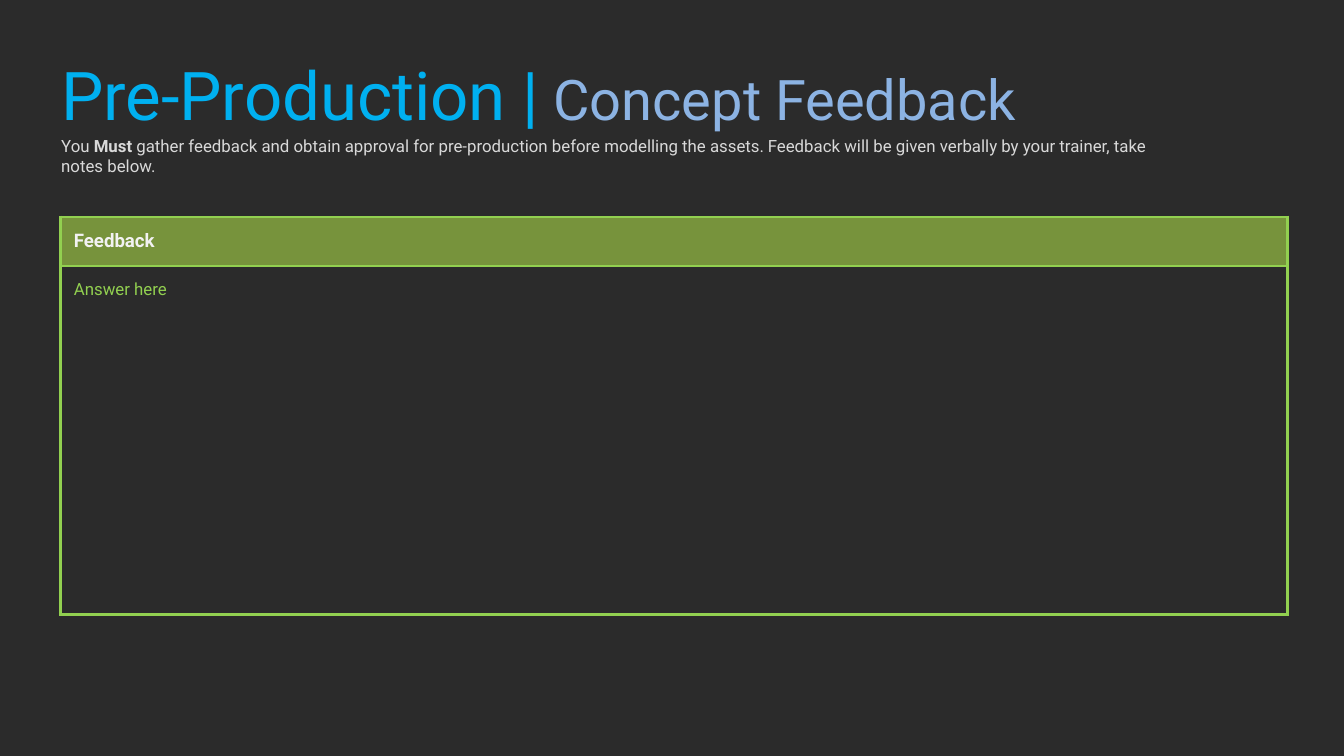
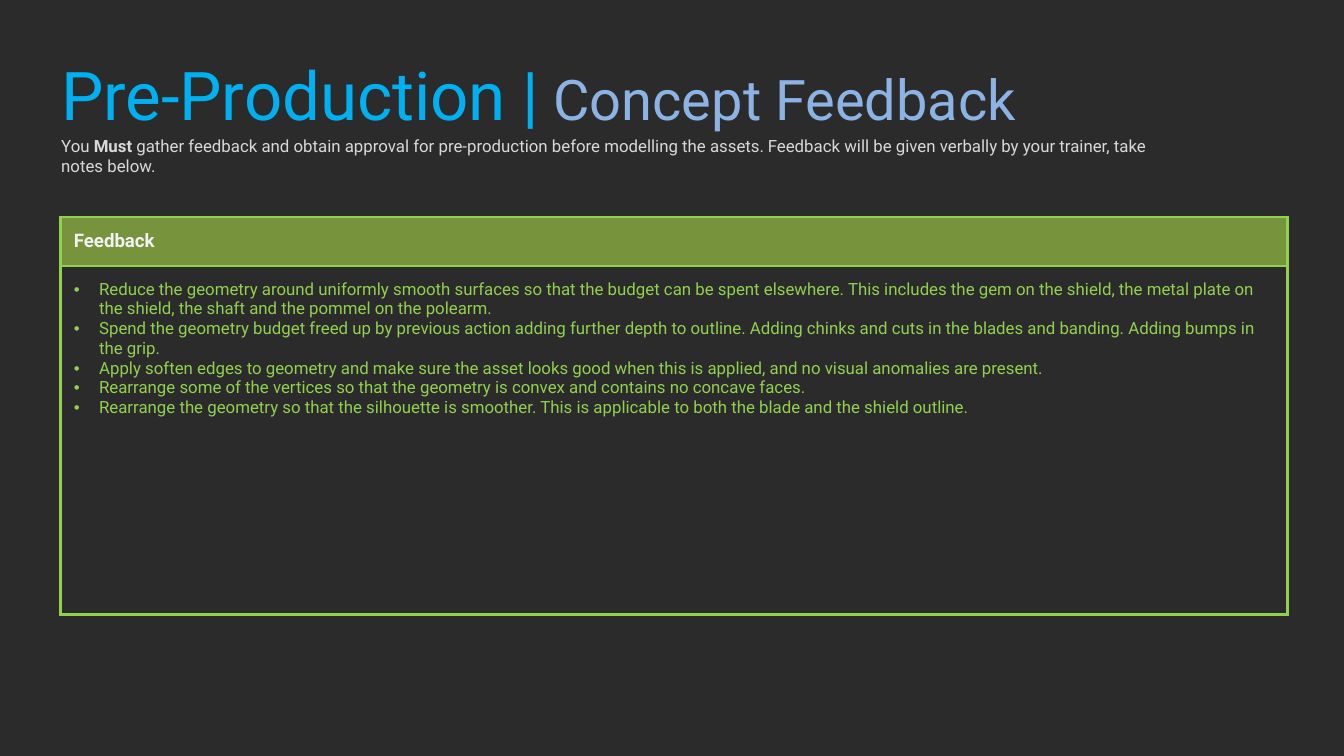
Before and after one commit to realityforge/aie_course, a slide deck: slide 18 of Assesment/3DArtPipeline_PeterDonald/3DArtPipeline_PeterDonald.pptx. Drawn at 1344x756 pixels with LibreOffice and Linux fonts; fonts in the diff are those of the drawing; background and template pictures are left out; a plain dark background stands for a picture behind light text. Boxes give left, top, right and bottom in pixels: in the first picture for what was removed or moved away, otherwise in the second. Text is boxed around its words. In the diff, an @@ line names an element or a change of style, - is before the commit and + after.

Commit message:
Fill out additional sections for pre-production

```diff
--- a/Assesment/3DArtPipeline_PeterDonald/3DArtPipeline_PeterDonald.pptx
+++ b/Assesment/3DArtPipeline_PeterDonald/3DArtPipeline_PeterDonald.pptx
@@ table at (60,216,1288,614) @@
-row 2, column 1: Answer here
+row 2, column 1: Reduce the geometry around uniformly smooth surfaces so that the budget can be spent elsewhere. This includes the gem on the shield, the metal plate on the shield, the shaft and the pommel on the polearm. / Spend the geometry budget freed up by previous action adding further depth to outline. Adding chinks and cuts in the blades and banding. Adding bumps in the grip. / Apply soften edges to geometry and make sure the asset looks good when this is applied, and no visual anomalies are present. / Rearrange some of the vertices so that the geometry is convex and contains no concave faces. / Rearrange the geometry so that the silhouette is smoother. This is applicable to both the blade and the shield outline.
```
Also in this commit, not shown: 6 other slides changed.
